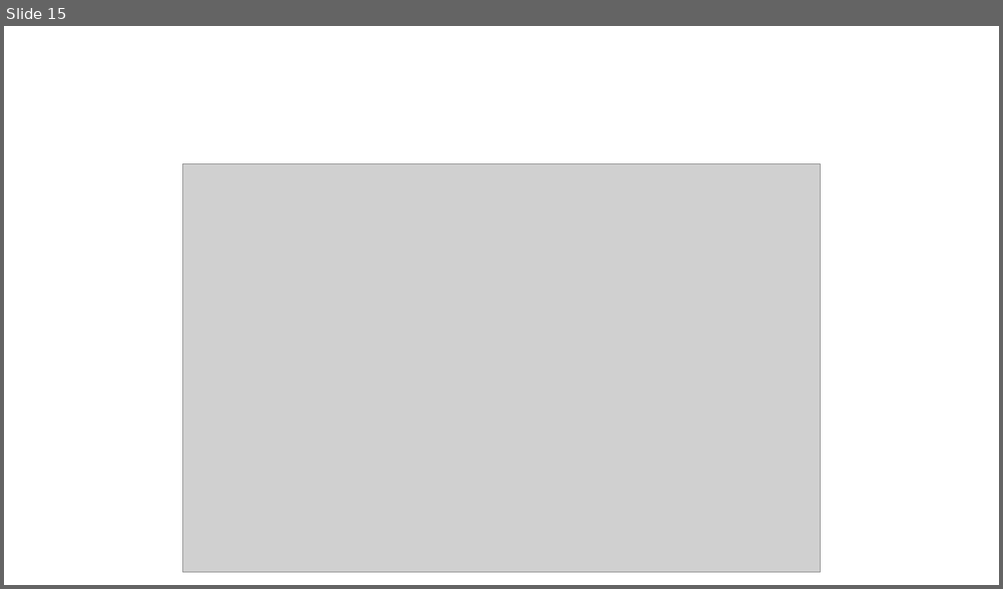
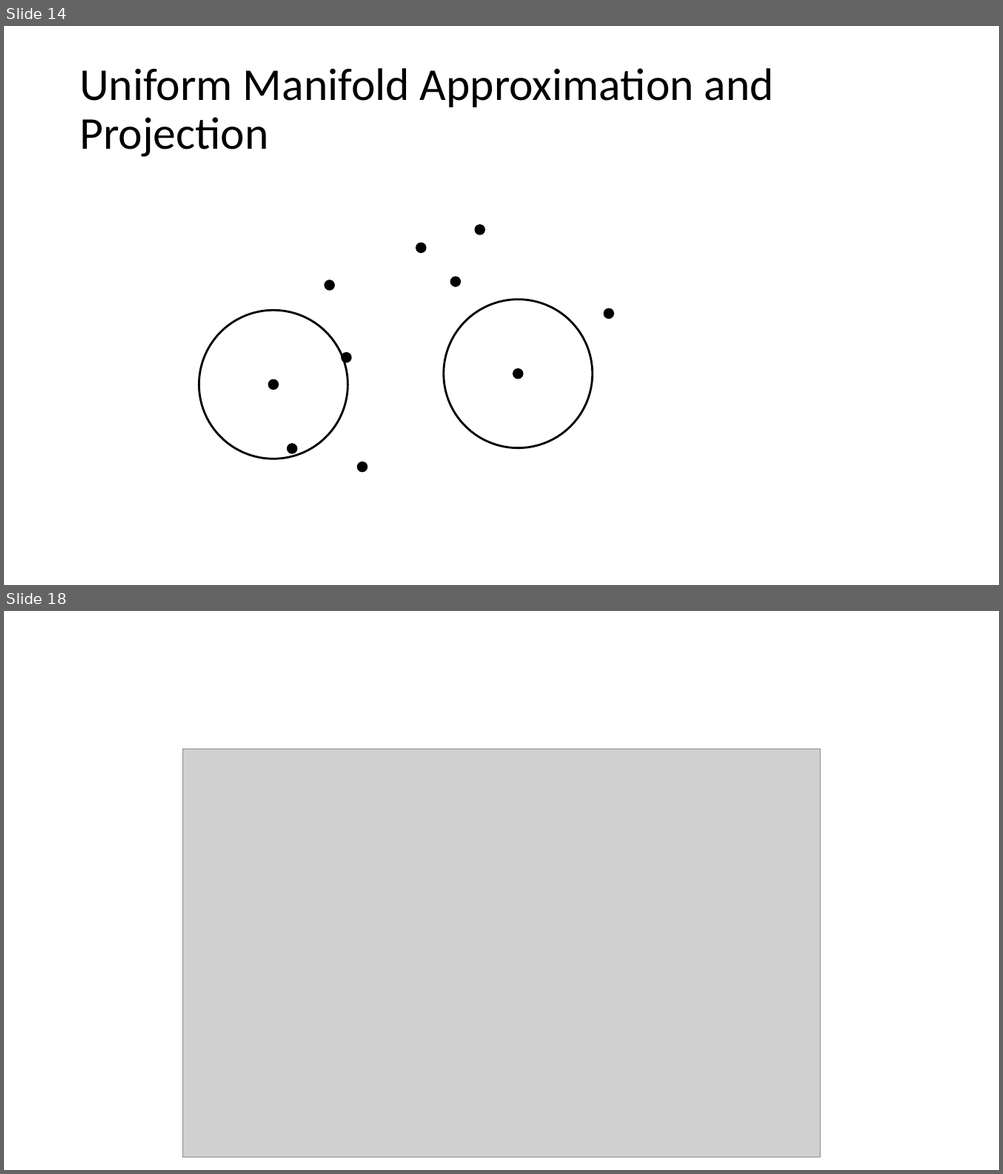
Before and after one commit to AnabelSMRuggiero/Dimensionality-Reduction-Tutorial, a slide deck: Presentation/Dimensionality-Reduction.pptm. Shown one above the other, each under a label of ours: slide 15 before the commit, slides 14 and 18 after it; the slides between them are not shown. The pictures are 1003x589 and 1003x1174 pixels, drawn with LibreOffice and Linux fonts; fonts in the diff are those of the drawing; grey boxes stand for pictures. Boxes give left, top, right and bottom in pixels: in the first picture for what was removed or moved away, otherwise in the second. Text is boxed around its words. In the diff, an @@ line names an element or a change of style, - is before the commit and + after.

```diff
--- a/Presentation/Dimensionality-Reduction.pptm
+++ b/Presentation/Dimensionality-Reduction.pptm
@@ slide 14 added at [4, 26, 999, 585], background #FFFFFF @@
@@ title added at [79, 68, 774, 157], 44 pt, text #000000 @@
+Uniform Manifold Approximation and Projection
@@ ellipse added at [474, 224, 484, 235], fill #000000 @@
@@ ellipse added at [416, 242, 427, 253], fill #000000 @@
@@ ellipse added at [324, 280, 335, 290], fill #000000 @@
@@ ellipse added at [450, 277, 461, 287], fill #000000 @@
@@ ellipse added at [199, 310, 347, 459], outline #000000 2 pt @@
@@ ellipse added at [444, 300, 592, 449], outline #000000 2 pt @@
@@ ellipse added at [603, 308, 614, 318], fill #000000 @@
@@ ellipse added at [341, 352, 352, 363], fill #000000 @@
@@ ellipse added at [268, 380, 279, 390], fill #000000 @@
@@ ellipse added at [513, 369, 523, 379], fill #000000 @@
@@ ellipse added at [287, 444, 297, 454], fill #000000 @@
@@ ellipse added at [357, 462, 367, 472], fill #000000 @@
@@ what was slide 15 is now slide 18 @@
```
Also in this commit, not shown: 2 slides changed, 4 other slides added, 2 slides removed, 4 other files.
